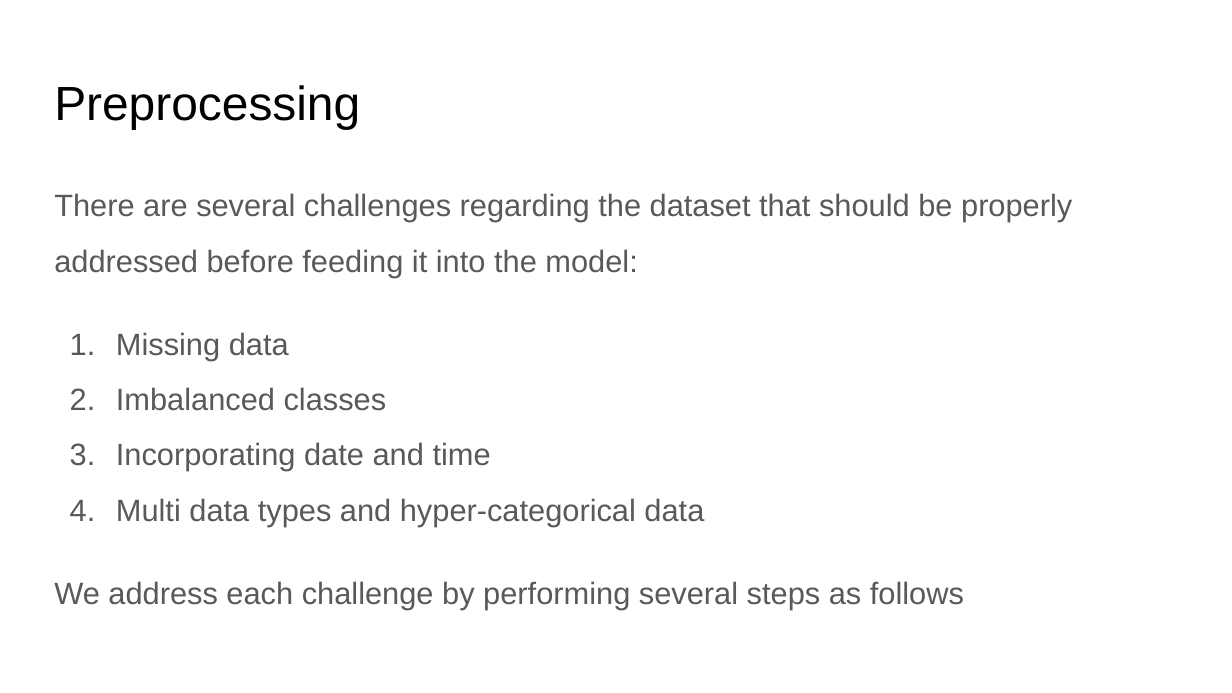
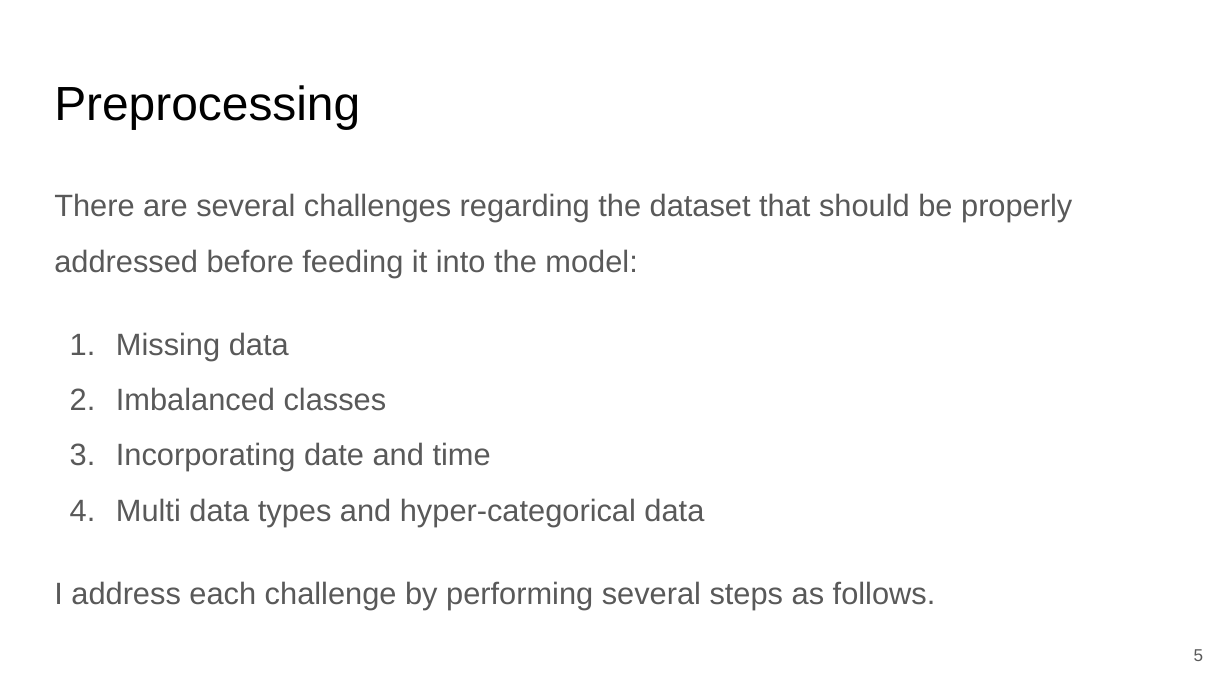
Before and after one commit to bnasr/FFN-CaseStudy, a slide deck: slide 5 of DS Growth Case Study.pptx. Drawn at 1232x693 pixels with LibreOffice and Linux fonts; fonts in the diff are those of the drawing. Boxes give left, top, right and bottom in pixels: in the first picture for what was removed or moved away, otherwise in the second. Text is boxed around its words. In the diff, an @@ line names an element or a change of style, - is before the commit and + after.

```diff
--- a/DS Growth Case Study.pptx
+++ b/DS Growth Case Study.pptx
@@ text at [54, 581, 936, 609]: text changed @@
-We address each challenge by performing several steps as follows
+I address each challenge by performing several steps as follows.
@@ page number added at [1194, 649, 1204, 661], 10 pt, text #595959 @@
+5
```
Also in this commit, not shown: 23 other slides changed, 1 slide added, 1 other file.
